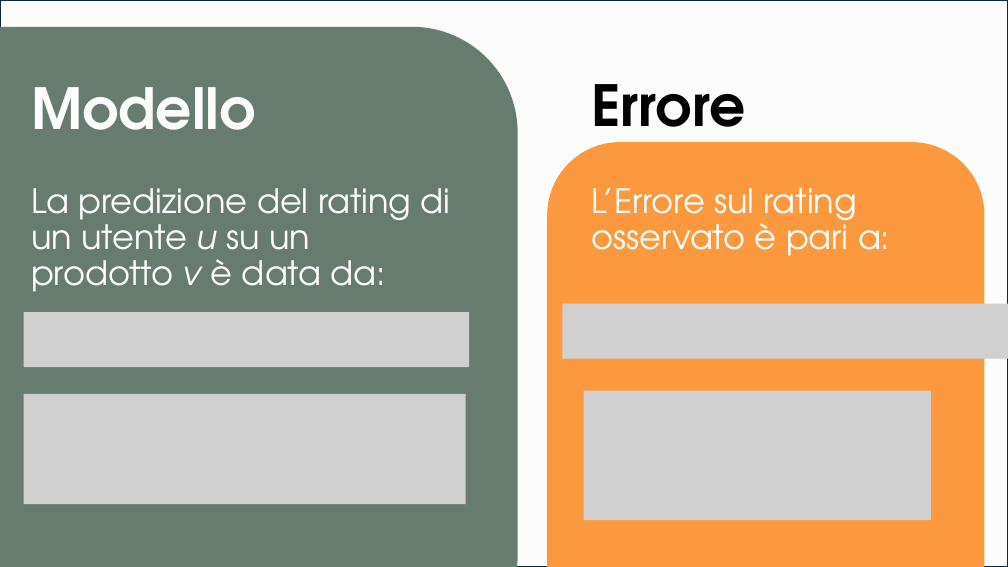
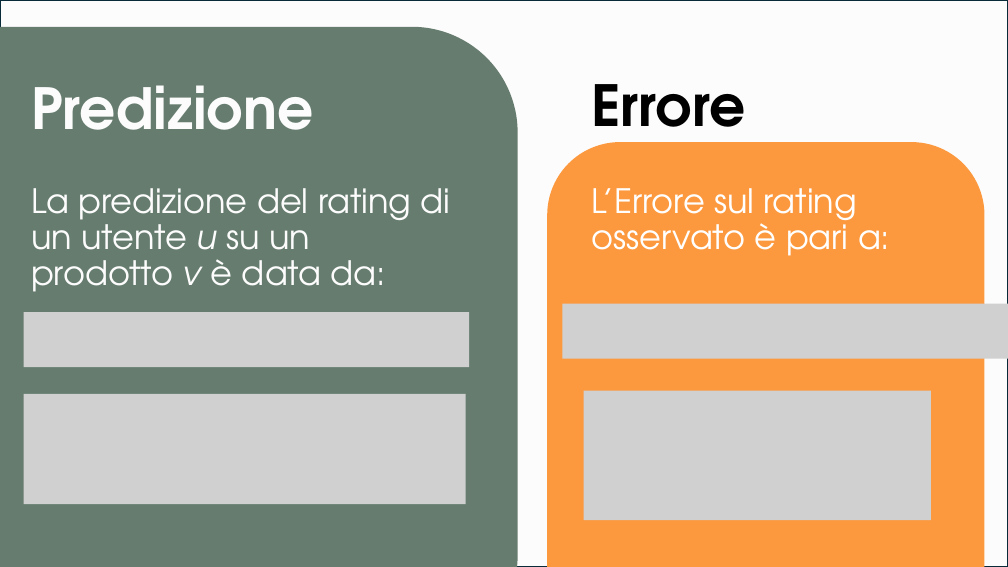
Before and after one commit to Smo17817/MNI_Esercizi, a slide deck: slide 6 of Documentazione/[MNI]_PresentazioneSeminario.pptx. Drawn at 1008x567 pixels with LibreOffice and Linux fonts; fonts in the diff are those of the drawing; grey boxes stand for pictures. Boxes give left, top, right and bottom in pixels: in the first picture for what was removed or moved away, otherwise in the second. Text is boxed around its words. In the diff, an @@ line names an element or a change of style, - is before the commit and + after.

Commit message:
[MOD] Presentazione

```diff
--- a/Documentazione/[MNI]_PresentazioneSeminario.pptx
+++ b/Documentazione/[MNI]_PresentazioneSeminario.pptx
@@ title at (31,85,313,130): text changed @@
-Modello
+Predizione
```
Also in this commit, not shown: 1 other slide changed.
